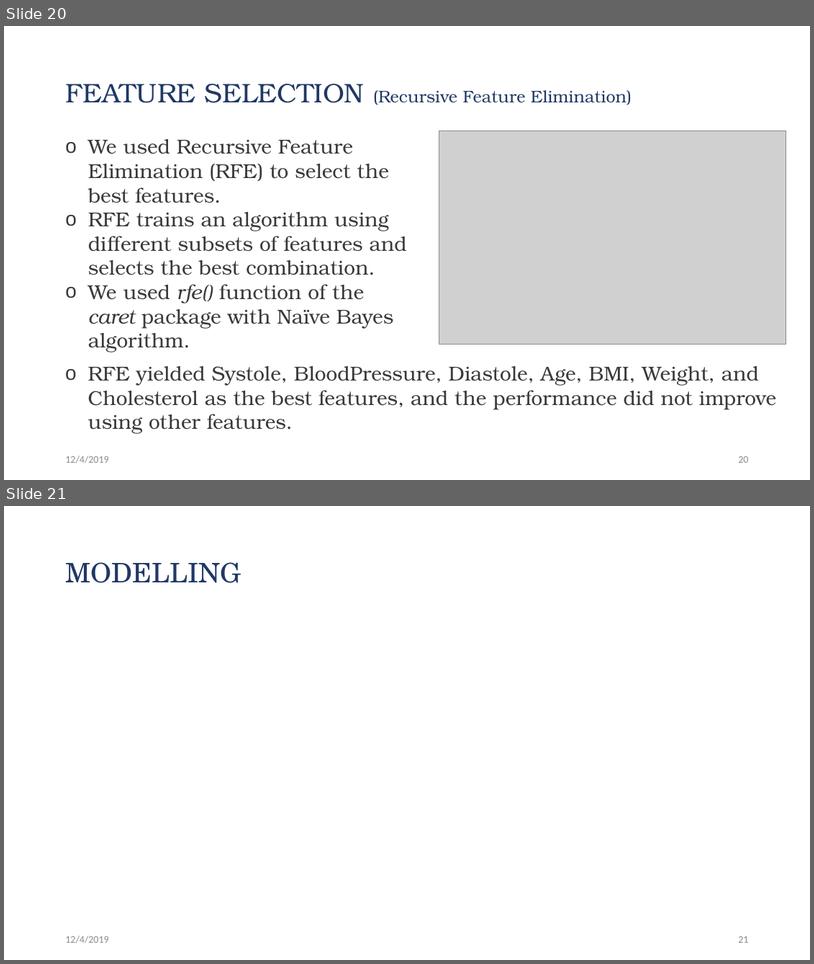
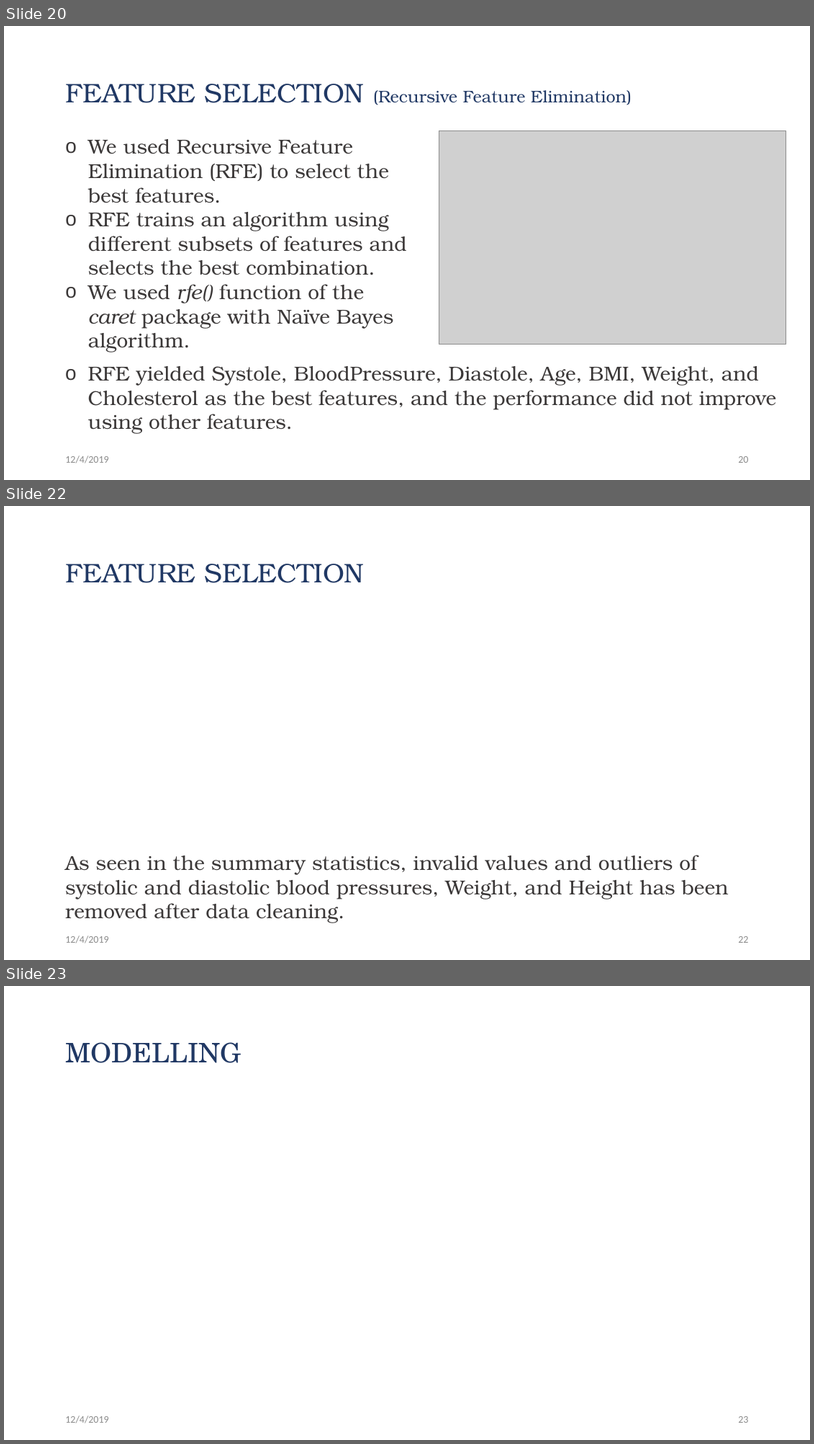
Before and after one commit to Jwen-pg/cds501-predicting-heart-disease, a slide deck: presentation.pptx. Shown one above the other, each under a label of ours: slides 20 and 21 before the commit, slides 20, 22 and 23 after it; the slides between them are not shown. The pictures are 814x964 and 814x1444 pixels, drawn with LibreOffice and Linux fonts; fonts in the diff are those of the drawing; grey boxes stand for pictures. Boxes give left, top, right and bottom in pixels: in the first picture for what was removed or moved away, otherwise in the second. Text is boxed around its words. In the diff, an @@ line names an element or a change of style, - is before the commit and + after.

Commit message:
presentation decision tree feature selection

```diff
--- a/presentation.pptx
+++ b/presentation.pptx
@@ slide 22 added at bbox=[4, 506, 810, 960], background #FFFFFF @@
@@ title added at bbox=[65, 564, 365, 583], 32 pt, text #203864 @@
+FEATURE SELECTION
@@ text added at bbox=[65, 854, 729, 923], 24 pt, text #3B3838 @@
+As seen in the summary statistics, invalid values and outliers of systolic and diastolic blood pressures, Weight, and Height has been removed after data cleaning.
@@ text added at bbox=[65, 935, 108, 943], 12 pt, text #8C8C8C @@
+12/4/2019
@@ page number added at bbox=[738, 936, 748, 942], 12 pt, text #8C8C8C @@
+22
@@ what was slide 21 is now slide 23 @@
@@ page number at bbox=[738, 1416, 748, 1422]: text changed @@
-21
+23
```
Also in this commit, not shown: 1 slide changed, 1 other slide added.
